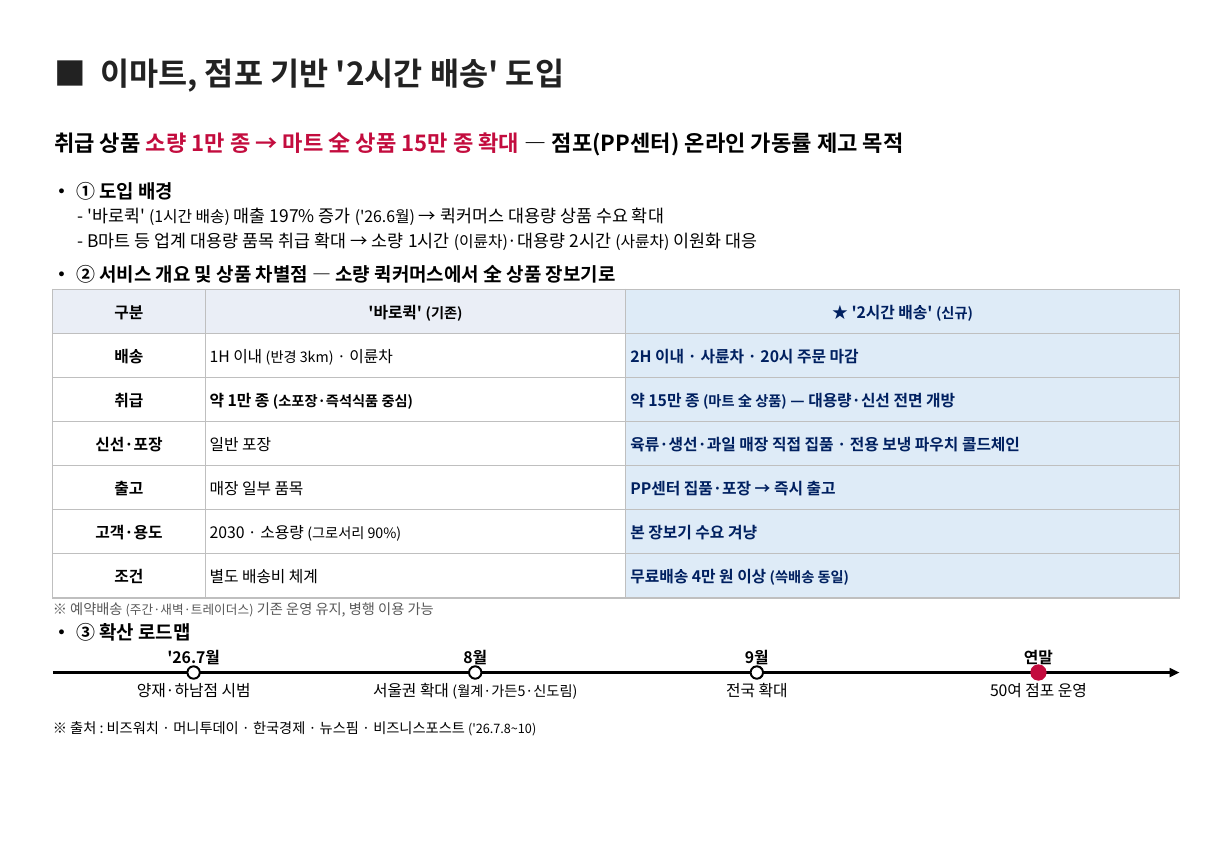
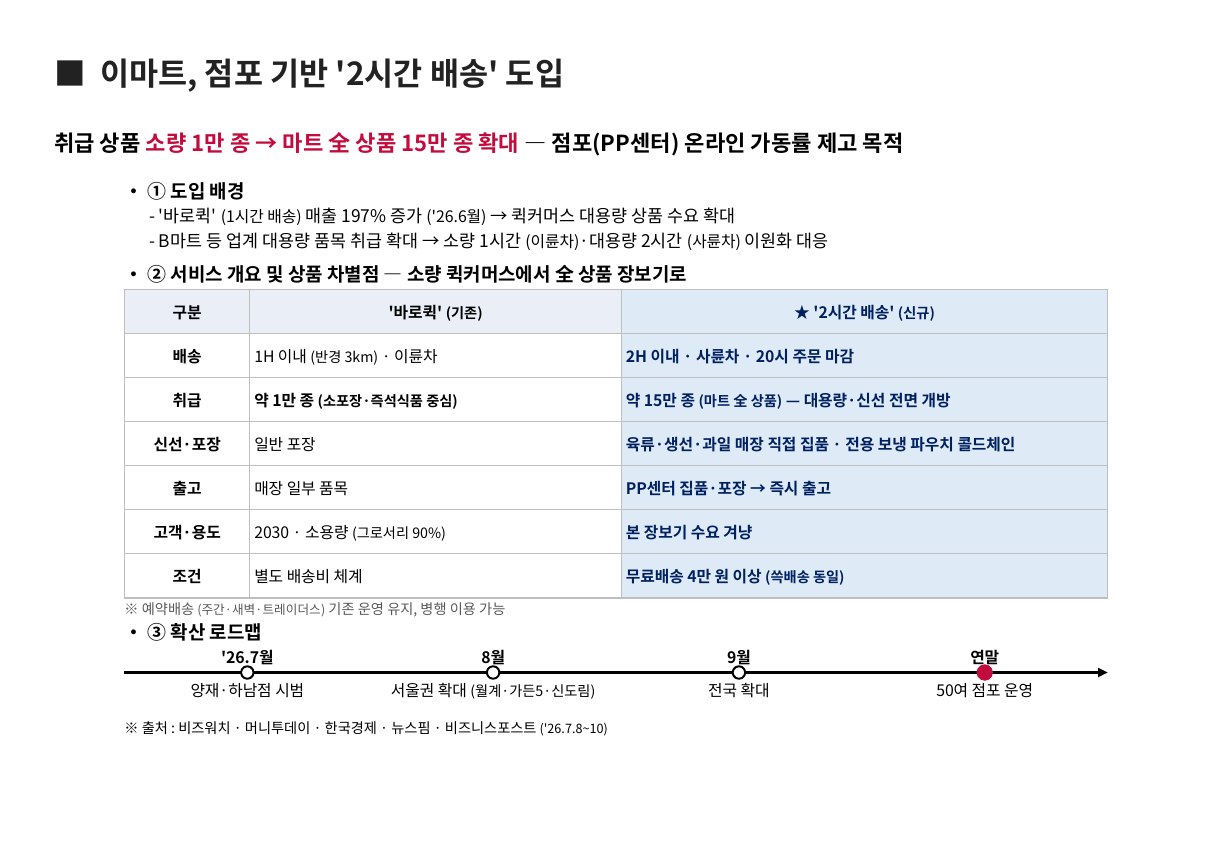
Before and after one commit to avoseed/web1, a slide deck: slide 1 of reports/ssg-quickcommerce-onepager.pptx. Drawn at 1232x853 pixels with LibreOffice and Linux fonts; fonts in the diff are those of the drawing. Boxes give left, top, right and bottom in pixels: in the first picture for what was removed or moved away, otherwise in the second. Text is boxed around its words. In the diff, an @@ line names an element or a change of style, - is before the commit and + after.

```diff
--- a/reports/ssg-quickcommerce-onepager.pptx
+++ b/reports/ssg-quickcommerce-onepager.pptx
@@ text "• ① 도입 배경" moved from (x1=76, y1=182, x2=173, y2=200) to (x1=148, y1=182, x2=245, y2=200) @@
@@ text "- '바로퀵' (1시간 배송) 매출 ..." moved from (x1=87, y1=207, x2=664, y2=225) to (x1=159, y1=207, x2=736, y2=225) @@
@@ text "- B마트 등 업계 대용량 ..." moved from (x1=87, y1=232, x2=757, y2=250) to (x1=159, y1=232, x2=829, y2=250) @@
@@ text "• ② 서비스 개요 및 ..." moved from (x1=76, y1=265, x2=616, y2=283) to (x1=148, y1=265, x2=687, y2=283) @@
@@ table resized from (x1=52, y1=289, x2=1180, y2=598) to (x1=124, y1=289, x2=1108, y2=598) @@
@@ text "• ③ 확산 로드맵" moved from (x1=76, y1=623, x2=190, y2=641) to (x1=148, y1=623, x2=262, y2=641) @@
@@ text "※ 예약배송 (주간·새벽·트레이더스) 기존 운영 ..." moved from (x1=70, y1=602, x2=434, y2=617) to (x1=142, y1=602, x2=505, y2=617) @@
@@ text "'26.7월" moved from (x1=167, y1=649, x2=220, y2=669) to (x1=221, y1=649, x2=274, y2=669) @@
@@ text "8월" moved from (x1=463, y1=648, x2=487, y2=669) to (x1=481, y1=648, x2=505, y2=669) @@
@@ text "9월" moved from (x1=745, y1=648, x2=769, y2=669) to (x1=727, y1=648, x2=751, y2=669) @@
@@ text "연말" moved from (x1=1024, y1=648, x2=1053, y2=669) to (x1=970, y1=648, x2=999, y2=669) @@
@@ text "양재·하남점 시범" moved from (x1=137, y1=683, x2=251, y2=698) to (x1=191, y1=683, x2=304, y2=698) @@
@@ elbow arrow moved from (52, 672) - (1180, 672) to (124, 672) - (1108, 672) @@
@@ ellipse moved from (x1=188, y1=667, x2=200, y2=679) to (x1=241, y1=667, x2=254, y2=679) @@
@@ text "서울권 확대 (월계·가든5·신도림)" moved from (x1=373, y1=683, x2=577, y2=699) to (x1=391, y1=683, x2=595, y2=699) @@
@@ ellipse moved from (x1=469, y1=667, x2=481, y2=679) to (x1=487, y1=667, x2=499, y2=679) @@
@@ text "전국 확대" moved from (x1=726, y1=682, x2=788, y2=698) to (x1=708, y1=682, x2=770, y2=698) @@
@@ ellipse moved from (x1=751, y1=667, x2=763, y2=679) to (x1=733, y1=667, x2=745, y2=679) @@
@@ text "50여 점포 운영" moved from (x1=990, y1=680, x2=1087, y2=698) to (x1=936, y1=680, x2=1033, y2=698) @@
@@ ellipse moved from (x1=1031, y1=665, x2=1045, y2=680) to (x1=977, y1=665, x2=992, y2=680) @@
@@ ellipse moved from (x1=1033, y1=667, x2=1045, y2=679) to (x1=978, y1=667, x2=991, y2=679) @@
@@ text "※ 출처 : 비즈워치 · ..." moved from (x1=70, y1=721, x2=536, y2=736) to (x1=142, y1=721, x2=608, y2=736) @@
```
Also in this commit, not shown: 1 other file.
